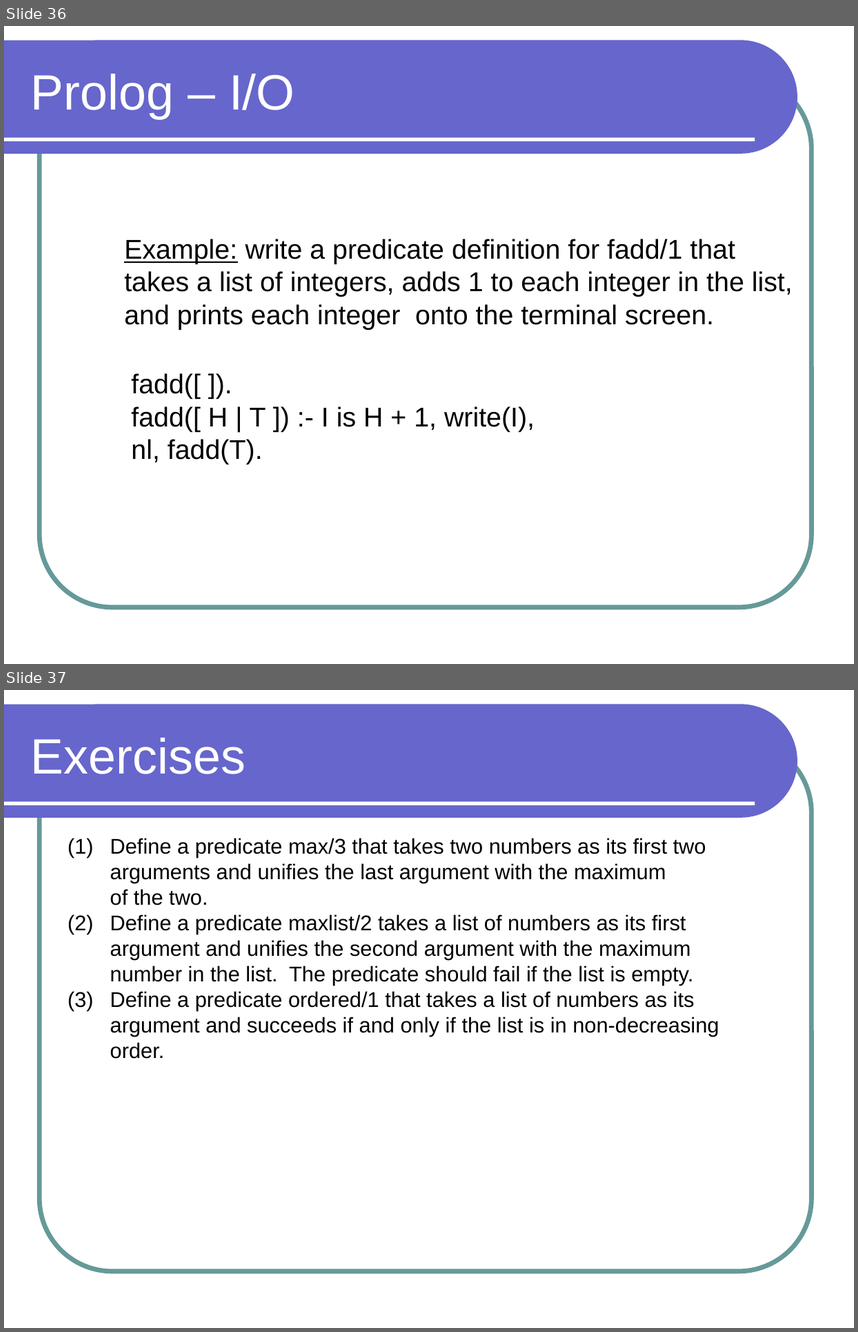
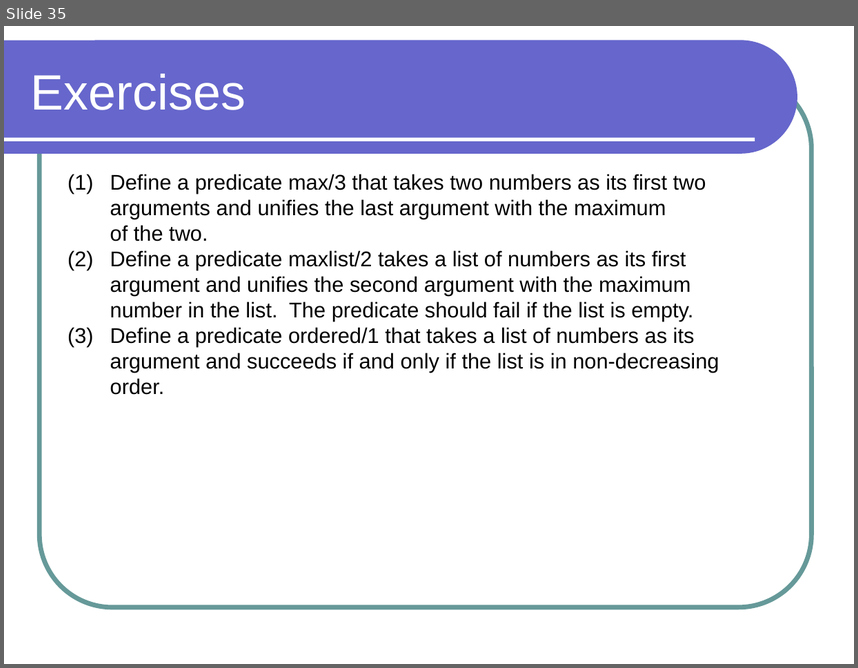
Before and after one commit to lutzhamel/phl-prolog, a slide deck: philosophy-prolog.pptx. Shown one above the other, each under a label of ours: slides 36 and 37 before the commit, slide 35 after it. The pictures are 858x1332 and 858x668 pixels, drawn with LibreOffice and Linux fonts; fonts in the diff are those of the drawing. Boxes give left, top, right and bottom in pixels: in the first picture for what was removed or moved away, otherwise in the second. Text is boxed around its words. In the diff, an @@ line names an element or a change of style, - is before the commit and + after.

```diff
--- a/philosophy-prolog.pptx
+++ b/philosophy-prolog.pptx
@@ slide 36 removed at (x1=4, y1=26, x2=854, y2=664), background #FFFFFF; not listed: 3 template elements that a slide beside it also shows @@
@@ title removed at (x1=31, y1=74, x2=295, y2=118) @@
-Prolog – I/O
@@ text removed at (x1=124, y1=239, x2=793, y2=330) @@
-Example: write a predicate definition for fadd/1 that
-takes a list of integers, adds 1 to each integer in the list,
-and prints each integer onto the terminal screen.
@@ text removed at (x1=131, y1=373, x2=535, y2=464) @@
-fadd([ ]).
-fadd([ H | T ]) :- I is H + 1, write(I), nl, fadd(T).
@@ what was slide 37 is now slide 35 @@
```
Also in this commit, not shown: 3 slides changed, 1 other slide removed, 3 other files.
